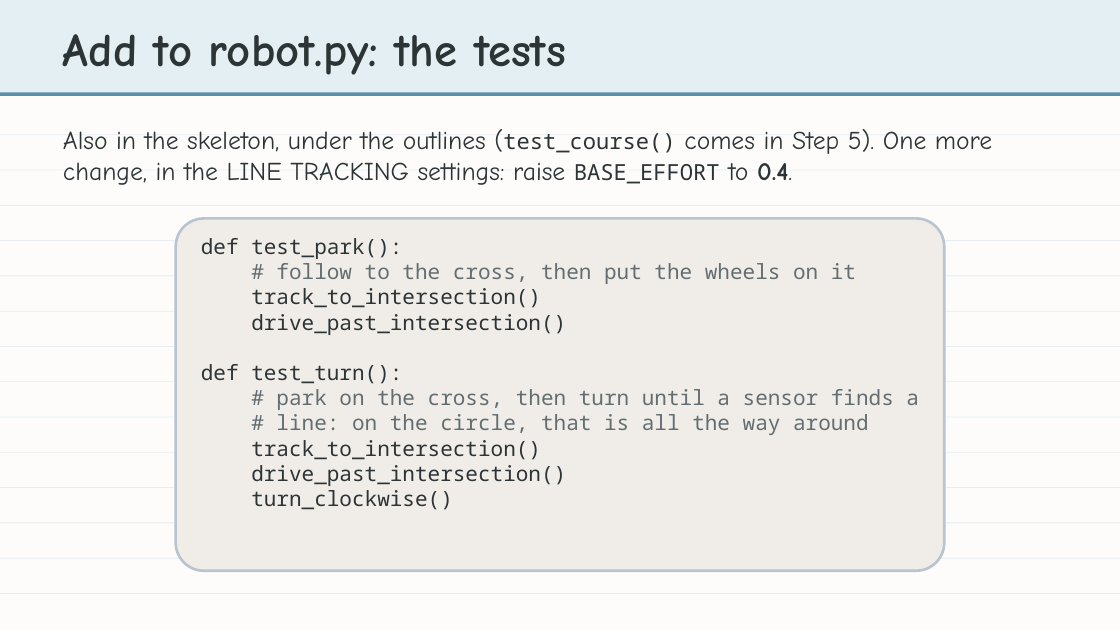
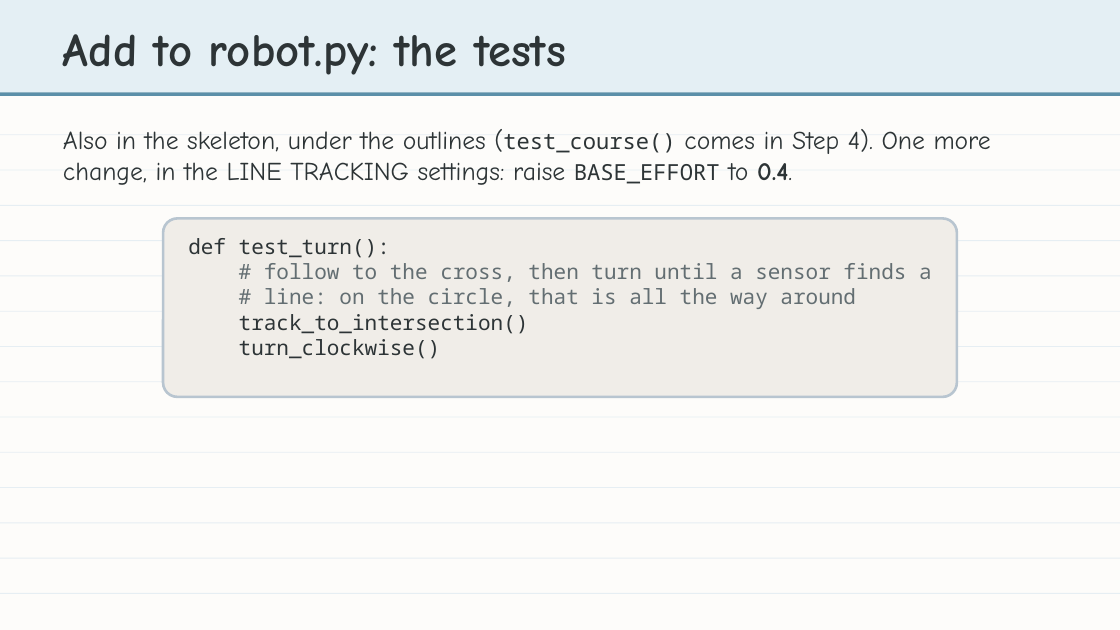
Before and after one commit to bradamiller/LearningPython, a slide deck: slide 4 of static/slides/module-02-line-tracking/module-2-lesson-09-line-tracking-functions.pptx. Drawn at 1120x630 pixels with LibreOffice and Linux fonts; fonts in the diff are those of the drawing. Boxes give left, top, right and bottom in pixels: in the first picture for what was removed or moved away, otherwise in the second. Text is boxed around its words. In the diff, an @@ line names an element or a change of style, - is before the commit and + after.

```diff
--- a/static/slides/module-02-line-tracking/module-2-lesson-09-line-tracking-functions.pptx
+++ b/static/slides/module-02-line-tracking/module-2-lesson-09-line-tracking-functions.pptx
@@ text at box(63, 129, 991, 185): text changed @@
-Also in the skeleton, under the outlines (test_course() comes in Step 5). One more change, in the LINE TRACKING settings: raise BASE_EFFORT to 0.4.
+Also in the skeleton, under the outlines (test_course() comes in Step 4). One more change, in the LINE TRACKING settings: raise BASE_EFFORT to 0.4.
@@ rounded rectangle: place and size @@
-rounded rectangle at box(176, 218, 944, 571)
+rounded rectangle at box(163, 218, 957, 397)
@@ text "def test_turn():": place and size @@
-text "def test_turn():" at box(201, 238, 919, 510)
+text "def test_turn():" at box(188, 238, 932, 359)
@@ text at box(201, 238, 856, 335): paragraphs removed @@
-def test_park():
-# follow to the cross, then put the wheels on it
-track_to_intersection()
-drive_past_intersection()
@@ text at box(264, 263, 932, 282): text changed @@
-# park on the cross, then turn until a sensor finds a
+# follow to the cross, then turn until a sensor finds a
@@ text at box(251, 465, 566, 486): paragraph removed @@
-drive_past_intersection()
```
Also in this commit, not shown: 13 other slides changed, 8 slides removed, 13 other files.
